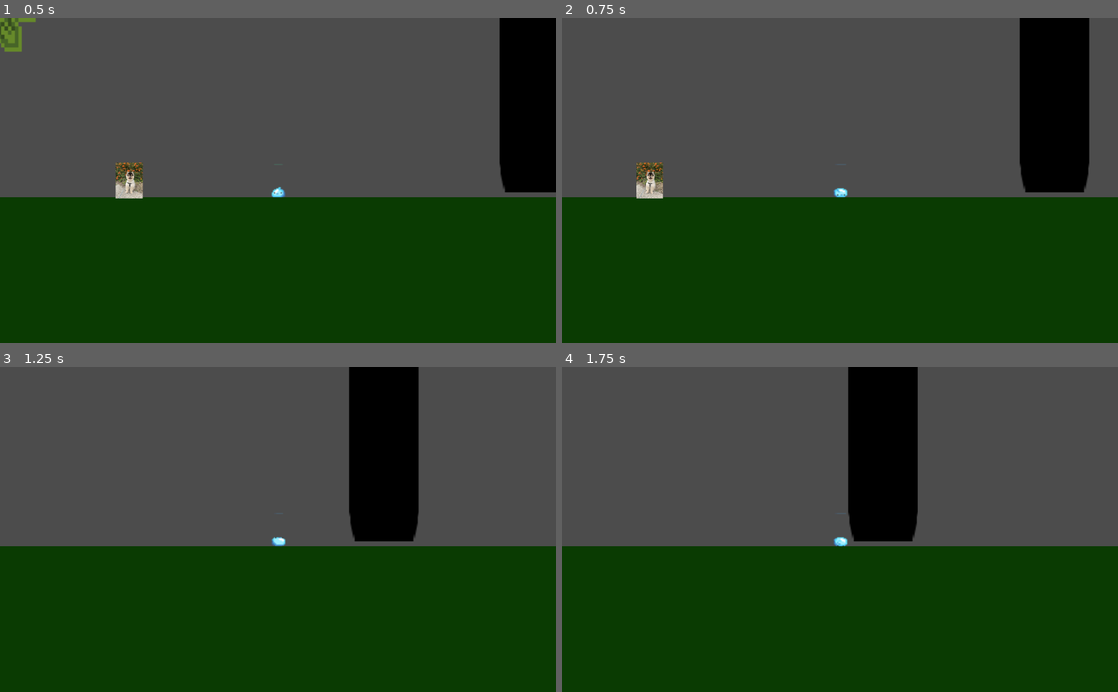
Above: before the commit, frames 1-4 (two rows, left to right).
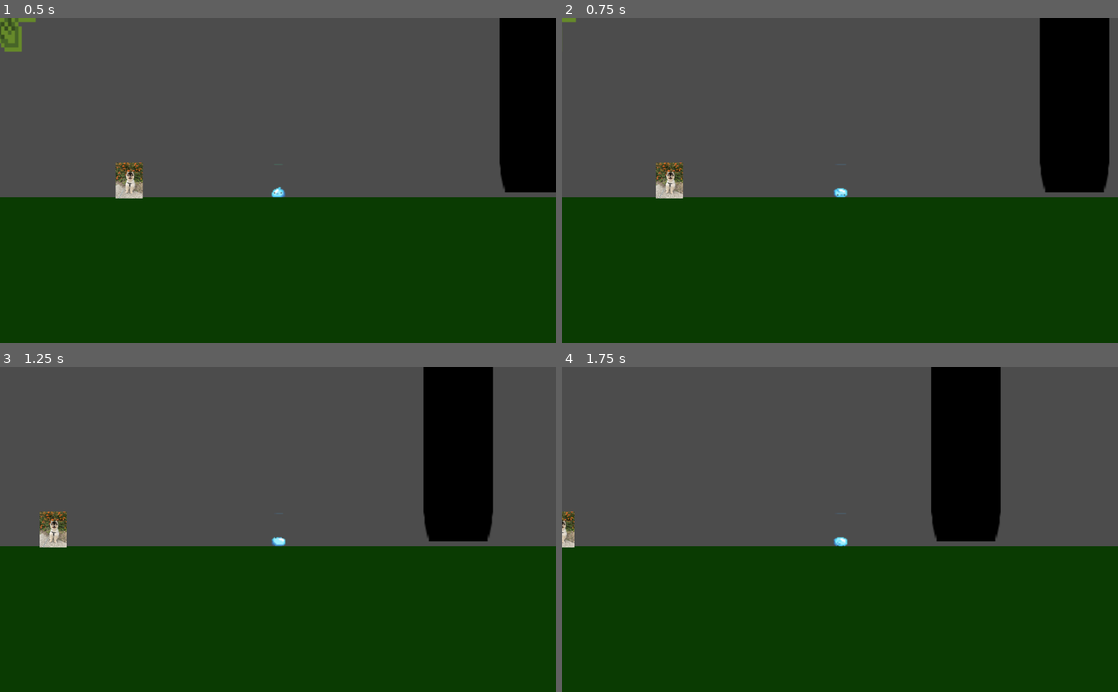
Above: after the commit, the same moments.

Repository: mccomicke3/Indigo_Sprint2
Game: Godot game, scene res://BaseWorld.tscn
Same seed, same stepped clock (60 frames per second), same inputs: the game is played once before the commit and once after it. The engine's default icon, where the game draws it, is replaced by a stand-in: a white triangle on a blue panel in a dark square.
Inputs:
- Up to frame 1 (0.5 s): no input
- Up to frame 2 (0.75 s): tap Enter (ui_accept) at 0.5 s; hold Right (ui_right) from 0.53 s (still down); hold Space (ui_space, bound only before the commit) from 0.53 s (still down)
- Up to frame 3 (1.25 s): keep holding Right (ui_right); keep holding Space (ui_space, bound only before the commit); tap Enter (ui_accept) at 0.77, 0.8, 1.07 s
- Up to frame 4 (1.75 s): keep holding Right (ui_right); release Space (ui_space, bound only before the commit) at 1.28 s; tap Enter (ui_accept) at 1.35, 1.52 s; tap Space (ui_space, bound only before the commit) at 1.55 s

Frame 1 is identical in both runs. In frame 2, 4.9% of the frame differs, in the area x 0-99%, y 0-56%; in frame 3, 14%, in the area x 7-89%, y 0-56%; in frame 4, 14%.

Commit message:
Made the game begin in fullscreen mode

Diff:
--- /dev/null
+++ b/TestPlatformer/BaseWorld.gd
@@ -0,0 +1,14 @@
+extends Node
+
+# Declare member variables here. Examples:
+# var a = 2
+# var b = "text"
+
+# Called when the node enters the scene tree for the first time.
+func _ready():
+	#pass
+	OS.set_window_fullscreen(true)
+
+# Called every frame. 'delta' is the elapsed time since the previous frame.
+#func _process(delta):
+#	pass
--- a/TestPlatformer/BaseWorld.tscn
+++ b/TestPlatformer/BaseWorld.tscn
@@ -1,11 +1,12 @@
-[gd_scene load_steps=15 format=2]
+[gd_scene load_steps=16 format=2]
 
-[ext_resource path="res://KinematicBody2D.gd" type="Script" id=1]
-[ext_resource path="res://slime spritesheet calciumtrice.png" type="Texture" id=2]
-[ext_resource path="res://_Blind Kid_ Theme.ogg" type="AudioStream" id=3]
-[ext_resource path="res://icon.png" type="Texture" id=4]
-[ext_resource path="res://d515mo1-542e7751-ee0a-461a-a383-bd1a90824873.png" type="Texture" id=5]
-[ext_resource path="res://2019_0710_dog_returned.jpg" type="Texture" id=6]
+[ext_resource path="res://BaseWorld.gd" type="Script" id=1]
+[ext_resource path="res://KinematicBody2D.gd" type="Script" id=2]
+[ext_resource path="res://slime spritesheet calciumtrice.png" type="Texture" id=3]
+[ext_resource path="res://_Blind Kid_ Theme.ogg" type="AudioStream" id=4]
+[ext_resource path="res://icon.png" type="Texture" id=5]
+[ext_resource path="res://d515mo1-542e7751-ee0a-461a-a383-bd1a90824873.png" type="Texture" id=6]
+[ext_resource path="res://2019_0710_dog_returned.jpg" type="Texture" id=7]
 
 [sub_resource type="RectangleShape2D" id=1]
 extents = Vector2( 7.69852, 6.18375 )
@@ -73,10 +74,11 @@
 extents = Vector2( 12.2173, 16.3921 )
 
 [node name="BaseWorld" type="Node"]
+script = ExtResource( 1 )
 
 [node name="Player" type="KinematicBody2D" parent="."]
 position = Vector2( 364.408, 172.625 )
-script = ExtResource( 1 )
+script = ExtResource( 2 )
 __meta__ = {
 "_edit_group_": true
 }
@@ -107,9 +109,11 @@
 drag_margin_bottom = 0.05
 
 [node name="BaseMusic" type="AudioStreamPlayer" parent="Player"]
-stream = ExtResource( 3 )
+stream = ExtResource( 4 )
 volume_db = 2.0
 autoplay = true
+
+[node name="AudioStreamPlayer2D" type="AudioStreamPlayer2D" parent="Player"]
 
 [node name="Floor" type="StaticBody2D" parent="."]
 position = Vector2( 354.663, 384.292 )
--- a/TestPlatformer/project.godot
+++ b/TestPlatformer/project.godot
@@ -21,13 +21,6 @@
 
 [input]
 
-ui_accept={
-"deadzone": 0.5,
-"events": [ Object(InputEventKey,"resource_local_to_scene":false,"resource_name":"","device":0,"alt":false,"shift":false,"control":false,"meta":false,"command":false,"pressed":false,"scancode":16777221,"unicode":0,"echo":false,"script":null)
-, Object(InputEventKey,"resource_local_to_scene":false,"resource_name":"","device":0,"alt":false,"shift":false,"control":false,"meta":false,"command":false,"pressed":false,"scancode":16777222,"unicode":0,"echo":false,"script":null)
-, Object(InputEventJoypadButton,"resource_local_to_scene":false,"resource_name":"","device":0,"button_index":0,"pressure":0.0,"pressed":false,"script":null)
- ]
-}
 ui_left={
 "deadzone": 0.5,
 "events": [ Object(InputEventKey,"resource_local_to_scene":false,"resource_name":"","device":0,"alt":false,"shift":false,"control":false,"meta":false,"command":false,"pressed":false,"scancode":16777231,"unicode":0,"echo":false,"script":null)
@@ -61,11 +54,6 @@
 "events": [ Object(InputEventKey,"resource_local_to_scene":false,"resource_name":"","device":0,"alt":false,"shift":false,"control":false,"meta":false,"command":false,"pressed":false,"scancode":82,"unicode":0,"echo":false,"script":null)
  ]
 }
-ui_space={
-"deadzone": 0.5,
-"events": [ Object(InputEventKey,"resource_local_to_scene":false,"resource_name":"","device":0,"alt":false,"shift":false,"control":false,"meta":false,"command":false,"pressed":false,"scancode":32,"unicode":0,"echo":false,"script":null)
- ]
-}
 
 [rendering]
 
Not shown: 5 places in TestPlatformer/BaseWorld.tscn that only renumber resources
